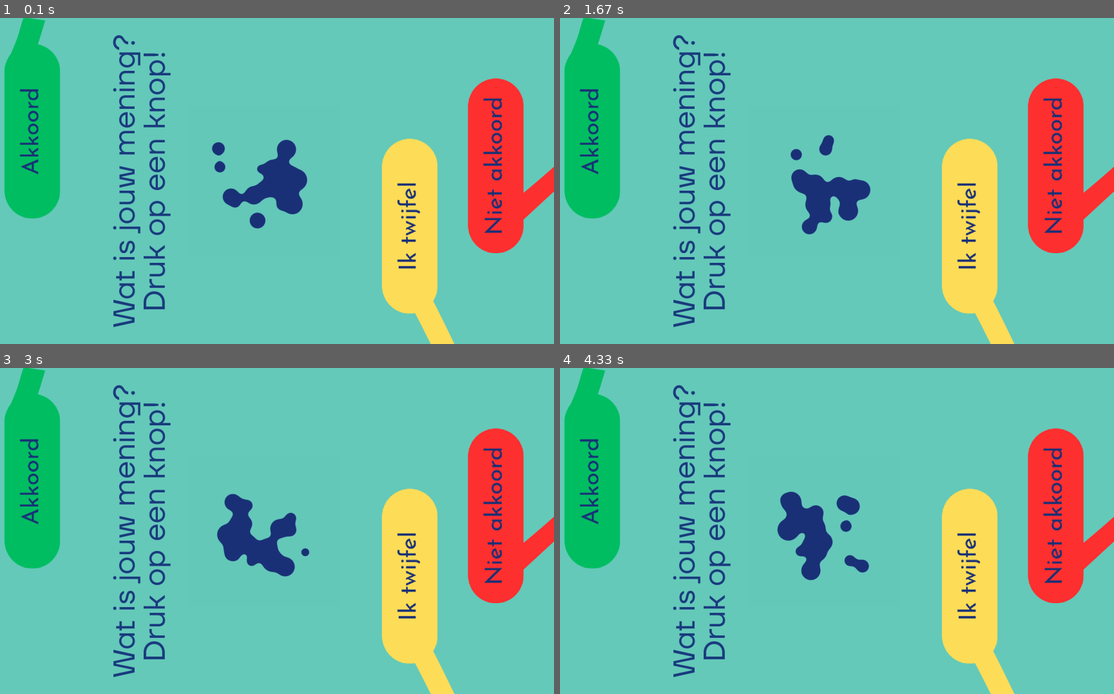
Above: before the commit, frames 1-4 (two rows, left to right).
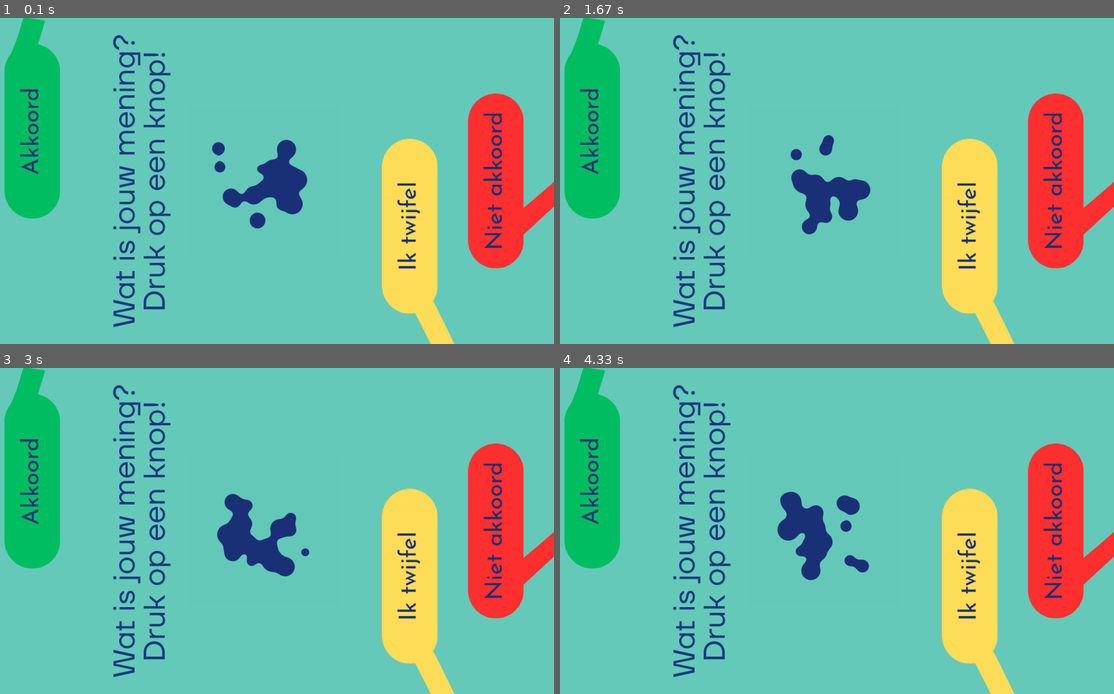
Above: after the commit, the same moments.

Repository: basbaccarne/comon_expo
Game: pygame game, started from src/main.py
The game is run twice, just before and just after one commit, with the same random seed, the same clock (stepped at 60 frames per second) and the same inputs.
Inputs:
- Up to frame 1 (0.1 s): no input
- Up to frame 2 (1.67 s): no input
- Up to frame 3 (3 s): no input
- Up to frame 4 (4.33 s): no input

The runs differ from the first frame. In frame 1, 2.2% of the frame differs, in the area x 84-100%, y 18-77%; in frame 2, 2.2%; in frame 3, 2.2%; in frame 4, 2.2%.

Commit message:
adjust red line and vote choice positions for improved layout

Diff:
--- a/src/main.py
+++ b/src/main.py
@@ -184,7 +184,7 @@
 
     # end of the lines pngs
     position_green_line = (100, 0)
-    position_red_line = (1700, 400)
+    position_red_line = (1700, 450)
     position_yellow_line = (1380, 800)
     screen.blit(line_green, position_green_line)
     screen.blit(line_red, position_red_line)
@@ -192,7 +192,7 @@
 
     # vote choice pngs
     position_akkooord = (100, 85)
-    position_niet_akkooord = (1635, 200)
+    position_niet_akkooord = (1635, 250)
     position_geen_mening = (1350, 400)
     screen.blit(akkoord, position_akkooord)
     screen.blit(niet_akkoord, position_niet_akkooord)
